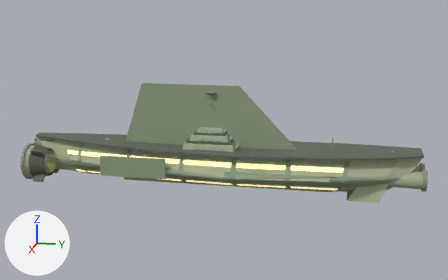
Two versions of the OBJ model assets/models/garmillas_kelkapia.obj, one commit apart.
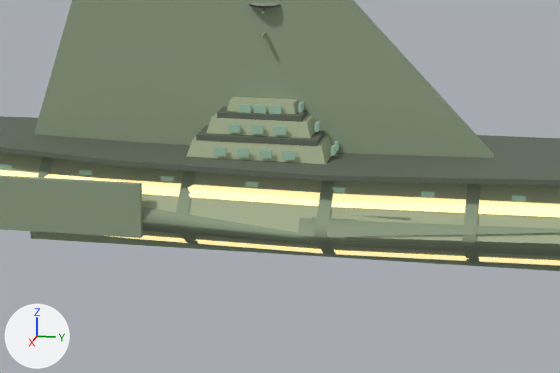
Each version is shown whole from a camera (50 mm lens) standing at (357.0, 74.0, 106.0) and looking at (-1.0, 3.0, 17.0), then close up on the part from 25% to 72% of the width and 32% to 82% of the height. The axes (+X, +Y, +Z) are drawn at lower left. The lights are the same throughout. The older version's two pictures come first. Where no turn or scale is listed for an object, it has been applied to the vertices. Vertices at exactly the same position are counted once.

In view in the first close-up: 'garmillas_kelkapia'.
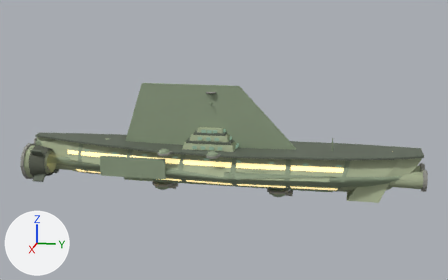
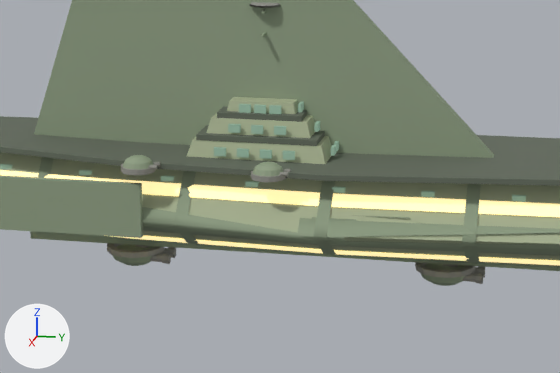
Changed parts and their boxes [x1, y1, x2, y2] in the close-ups (560 x 373 px):
'garmillas_kelkapia', reshaped: before [0, 0, 560, 271]; after [0, 0, 560, 286]
part 1 of me_garmillas_kelkapia, added: after [415, 262, 475, 278]
part 2 of me_garmillas_kelkapia, added: after [421, 263, 466, 286]
part 3 of me_garmillas_kelkapia, added: after [462, 273, 483, 283]
part 4 of me_garmillas_kelkapia, added: after [251, 171, 286, 182]
part 5 of me_garmillas_kelkapia, added: after [253, 162, 284, 176]
part 6 of me_garmillas_kelkapia, added: after [121, 164, 155, 175]
part 7 of me_garmillas_kelkapia, added: after [123, 155, 153, 169]
part 8 of me_garmillas_kelkapia, built on: after [107, 243, 485, 284]

Edits to the bpy script that builds the scene:
```text
Change me_garmillas_kelkapia:
    used by ob_garmillas_kelkapia; location = (0.0, 0.0, 0.0)
    remove me_garmillas_kelkapia.from_pydata(...)  # 2920 vertices, 2519 faces; spans x -24.0..24.0, y -120.0..120.0, z -12.0..50.0
    add me_garmillas_kelkapia.from_pydata(...)  # 4155 vertices, 3745 faces; spans x -24.0..24.0, y -120.0..120.0, z -16.0..50.0
    me_garmillas_kelkapia part 1: the loose piece of 56 vertices spanning x -7.0..7.0, y -7.0..7.0, z -1.0..0.0 is copied, and the copy is moved by (0.0, 36.0, -12.0); it spans x -7.0..7.0, y 29.0..43.0, z -13.0..-12.0
    me_garmillas_kelkapia part 2: the loose piece of 50 vertices spanning x -6.0..6.0, y -6.0..6.0, z -5.0..-1.0 is copied, and the copy is moved by (0.0, 36.0, -12.0); it spans x -6.0..6.0, y 30.0..42.0, z -16.0..-13.0
    me_garmillas_kelkapia part 3: a new loose piece, an 8-sided cut cone along y (radius 0.9 at the low end, 1.0 at the high end) spanning x 1.3..3.3, y 35.2..44.7, z -14.9..-12.9, in mat_gun_metal (grey #909088)
    me_garmillas_kelkapia part 4: the loose piece of 56 vertices spanning x -8.0..8.0, y -8.0..8.0, z 0.0..1.0 is copied, and the copy is scaled about its middle by (0.45, 0.45, 1), then moved by (20.0, 0.0, 12.0); it spans x 16.0..24.0, y -4.0..4.0, z 12.0..13.0
    me_garmillas_kelkapia part 5: the loose piece of 50 vertices spanning x -8.0..8.0, y -8.0..8.0, z 1.0..6.0 is copied, and the copy is scaled about its middle by (0.45, 0.45, 0.478), then moved by (20.0, 0.0, 10.0), in mat_hull_green (greyish green #8f9f83); it spans x 17.0..24.0, y -3.0..3.0, z 13.0..15.0
    me_garmillas_kelkapia part 6: the loose piece of 56 vertices spanning x -8.0..8.0, y -8.0..8.0, z 0.0..1.0 is copied, and the copy is scaled about its middle by (0.45, 0.45, 1), then moved by (20.0, -29.0, 12.0); it spans x 16.0..24.0, y -33.0..-25.0, z 12.0..13.0
    me_garmillas_kelkapia part 7: the loose piece of 50 vertices spanning x -8.0..8.0, y -8.0..8.0, z 1.0..6.0 is copied, and the copy is scaled about its middle by (0.45, 0.45, 0.478), then moved by (20.0, -29.0, 10.0), in mat_hull_green (greyish green #8f9f83); it spans x 17.0..24.0, y -32.0..-25.0, z 13.0..15.0
    me_garmillas_kelkapia part 8: 170 vertices moved from x -7.0..7.0, y -7.0..9.0, z -4.0..3.0 to x -7.0..7.0, y -42.0..45.0, z -16.0..2.0; 63 vertices removed from x -7.0..3.0, y -6.0..9.0, z -5.0..3.0; 506 vertices added at x -24.0..7.0, y -43.0..45.0, z -16.0..15.0
    other edits to the shape of me_garmillas_kelkapia do not show in these pictures
```
